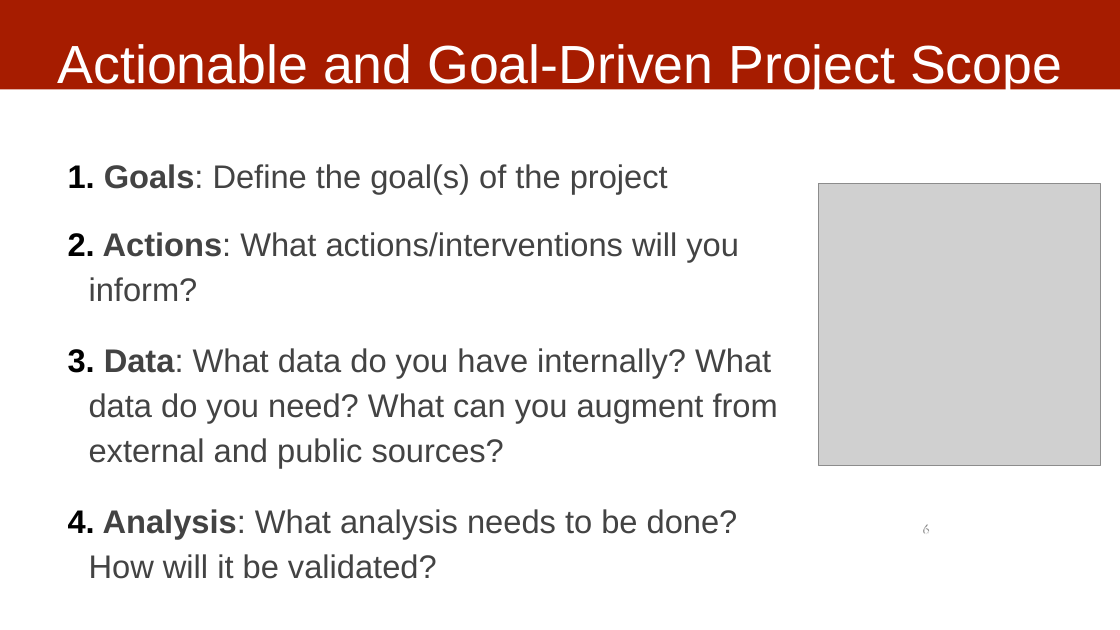
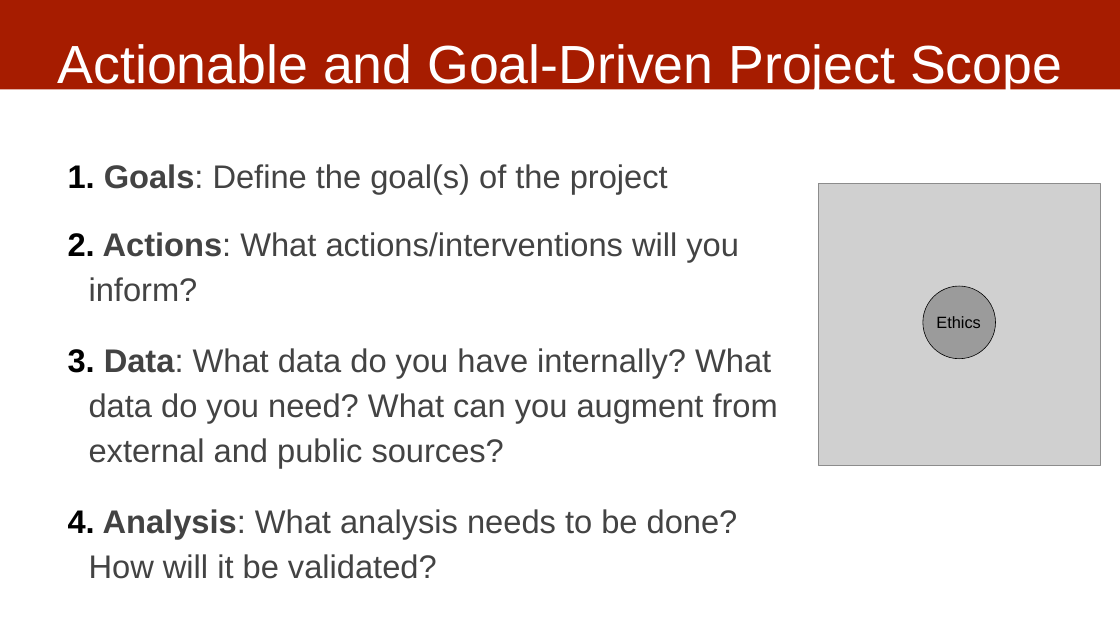
Before and after one commit to dssg/MLinPractice, a slide deck: slide 6 of Lectures/Lecture11-Module1Review.pptx. Drawn at 1120x630 pixels with LibreOffice and Linux fonts; fonts in the diff are those of the drawing; grey boxes stand for pictures. Boxes give left, top, right and bottom in pixels: in the first picture for what was removed or moved away, otherwise in the second. Text is boxed around its words. In the diff, an @@ line names an element or a change of style, - is before the commit and + after.

Commit message:
update slides

```diff
--- a/Lectures/Lecture11-Module1Review.pptx
+++ b/Lectures/Lecture11-Module1Review.pptx
@@ ellipse added at [923, 287, 996, 359], fill #9B9B9B, outline #000000 0.5 pt @@
@@ text added at [936, 316, 981, 328], 14 pt, text #000000 @@
+Ethics
@@ text removed at [837, 524, 929, 534] @@
-@datascifellows
@@ page number removed at [923, 524, 930, 534] @@
-6
```
